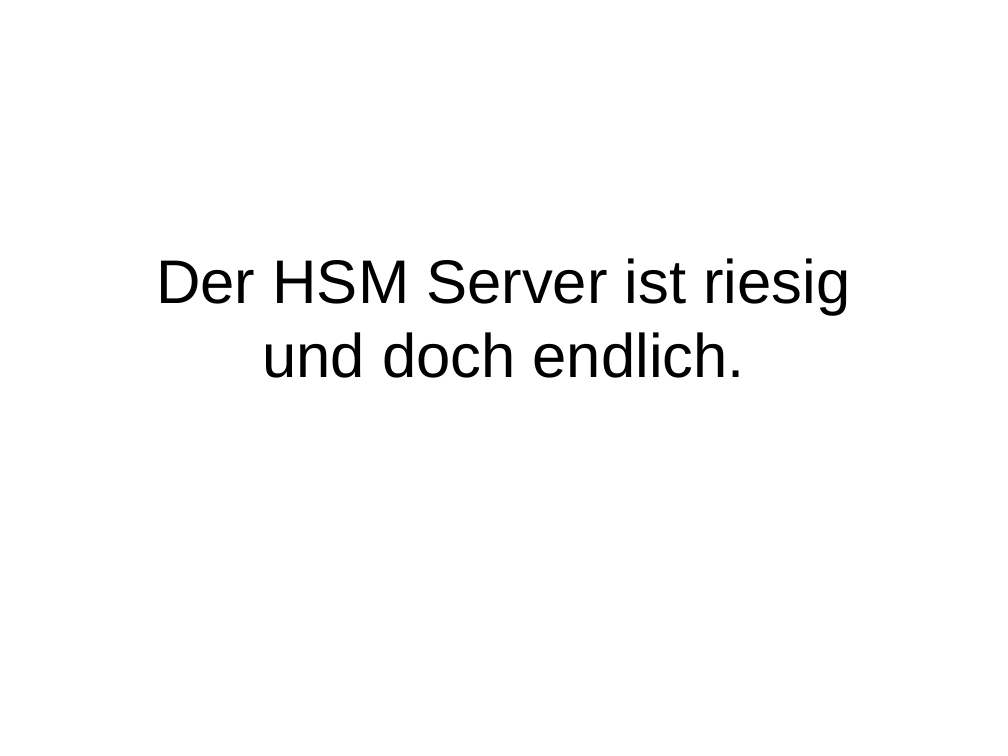
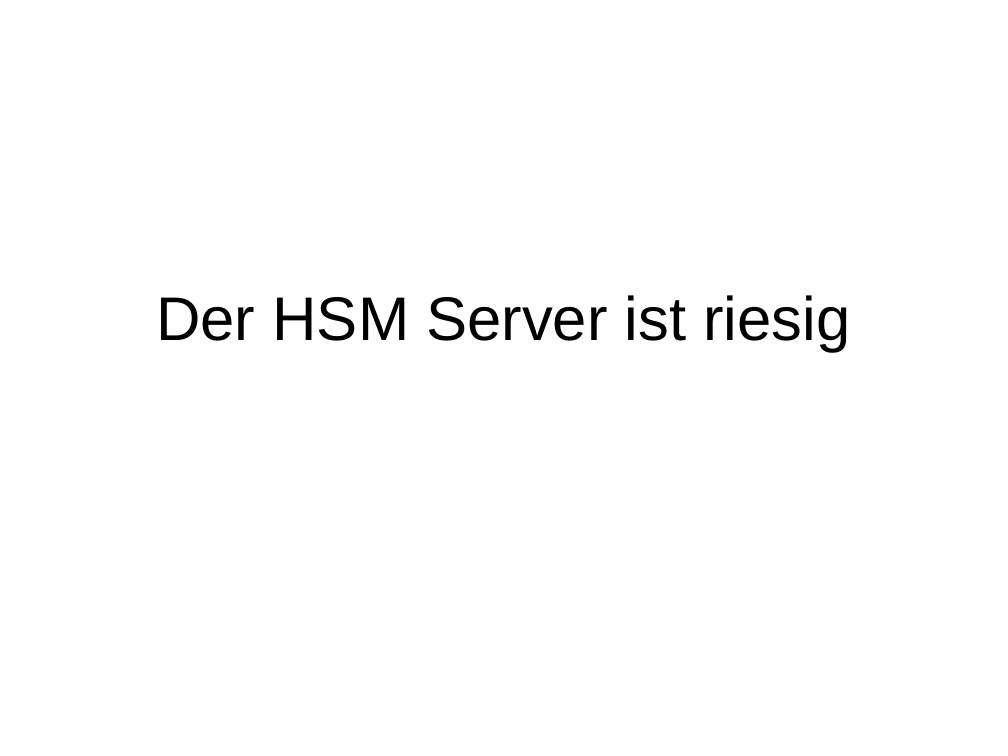
Before and after one commit to Distrotech/rrdtool, a slide deck: slide 107 of talks/rrdtoolfast/fasttalk.ppt (slide 103 before the commit). Drawn at 1008x756 pixels with LibreOffice and Linux fonts; fonts in the diff are those of the drawing. Boxes give left, top, right and bottom in pixels: in the first picture for what was removed or moved away, otherwise in the second. Text is boxed around its words. In the diff, an @@ line names an element or a change of style, - is before the commit and + after.

```diff
--- a/talks/rrdtoolfast/fasttalk.ppt
+++ b/talks/rrdtoolfast/fasttalk.ppt
@@ title at <box>156,295,850,352</box>: text changed @@
-Der HSM Server ist riesig
-und doch endlich.
+Der HSM Server ist riesig
```
Also in this commit, not shown: 33 other slides changed, 9 slides added, 3 slides removed.
